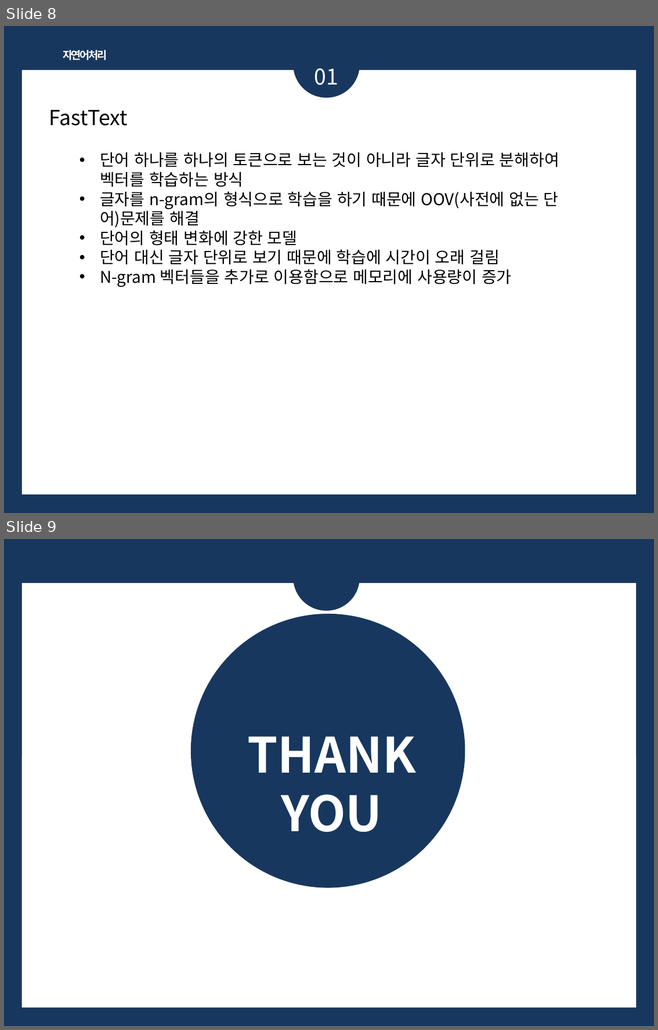
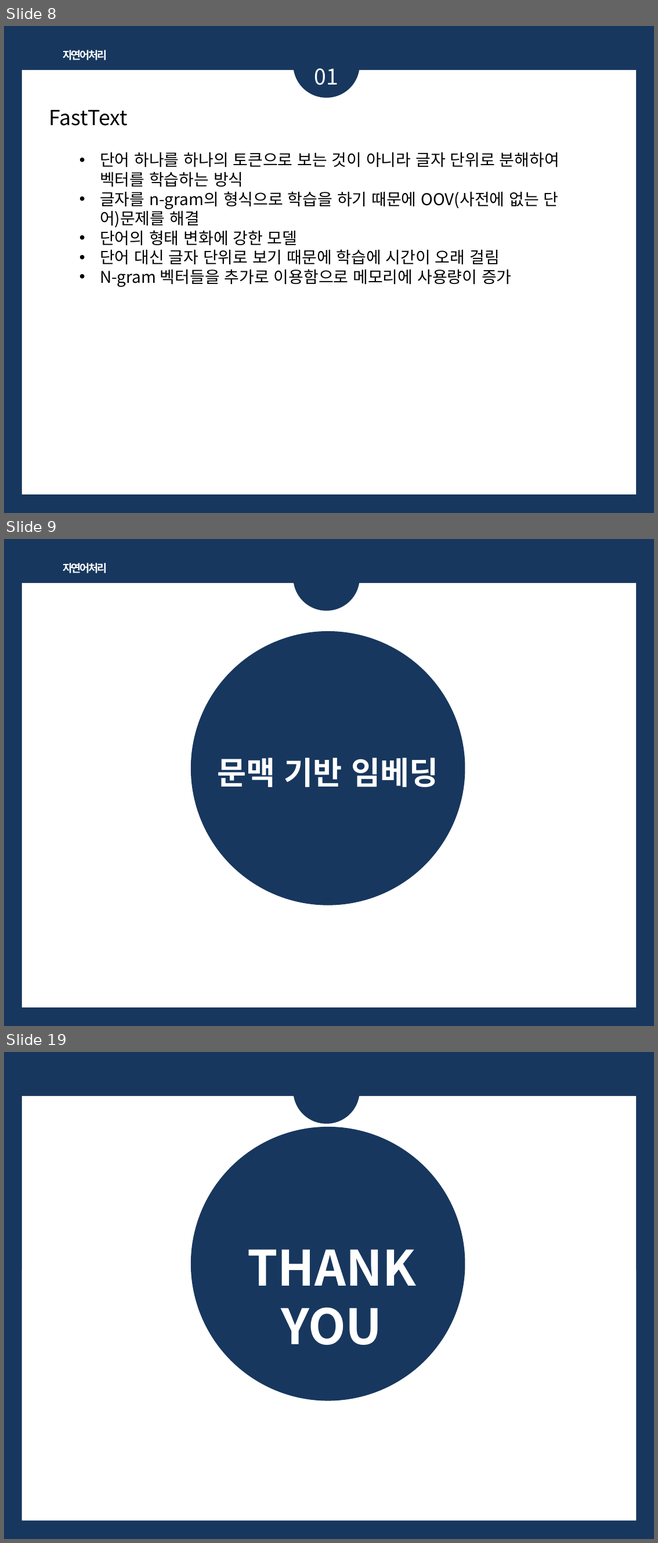
Before and after one commit to bsmoon-86/multicam_2025, a slide deck: PPT/자연어_임베딩.pptx. Shown one above the other, each under a label of ours: slides 8 and 9 before the commit, slides 8, 9 and 19 after it; the slides between them are not shown. The pictures are 658x1030 and 658x1543 pixels, drawn with LibreOffice and Linux fonts; fonts in the diff are those of the drawing. Boxes give left, top, right and bottom in pixels: in the first picture for what was removed or moved away, otherwise in the second. Text is boxed around its words. In the diff, an @@ line names an element or a change of style, - is before the commit and + after.

```diff
--- a/PPT/자연어_임베딩.pptx
+++ b/PPT/자연어_임베딩.pptx
@@ slide 9 added at [4,539,654,1026], background #17375E; not listed: 2 template elements that a slide beside it also shows @@
@@ text added at [63,563,107,573], 12 pt, text #FFFFFF, bold @@
+자연어처리
@@ ellipse added at [190,631,465,906], fill #17375E @@
@@ text added at [217,758,438,787], 35 pt, text #FFFFFF, bold @@
+문맥 기반 임베딩
@@ what was slide 9 is now slide 19 @@
```
Also in this commit, not shown: 9 other slides added.
